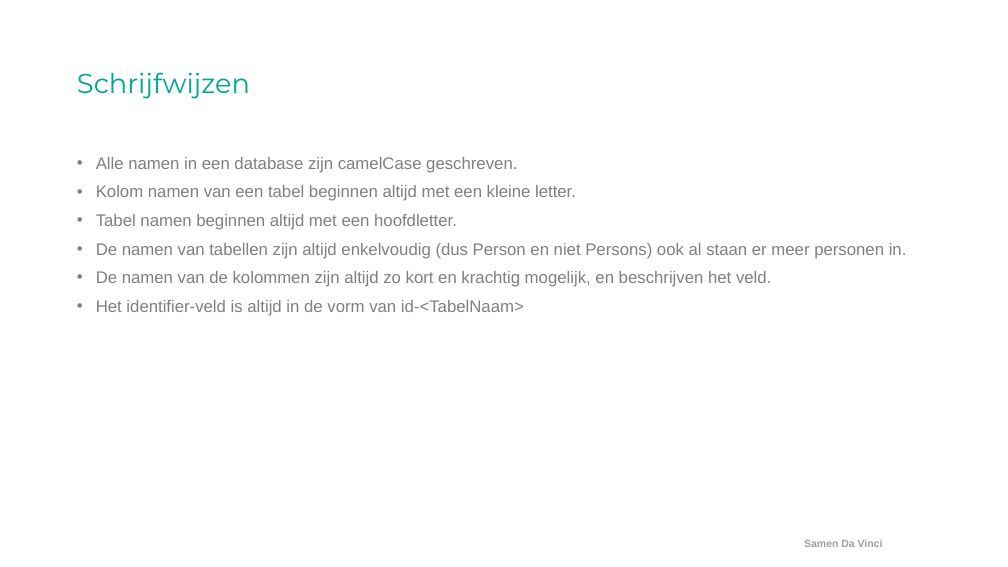
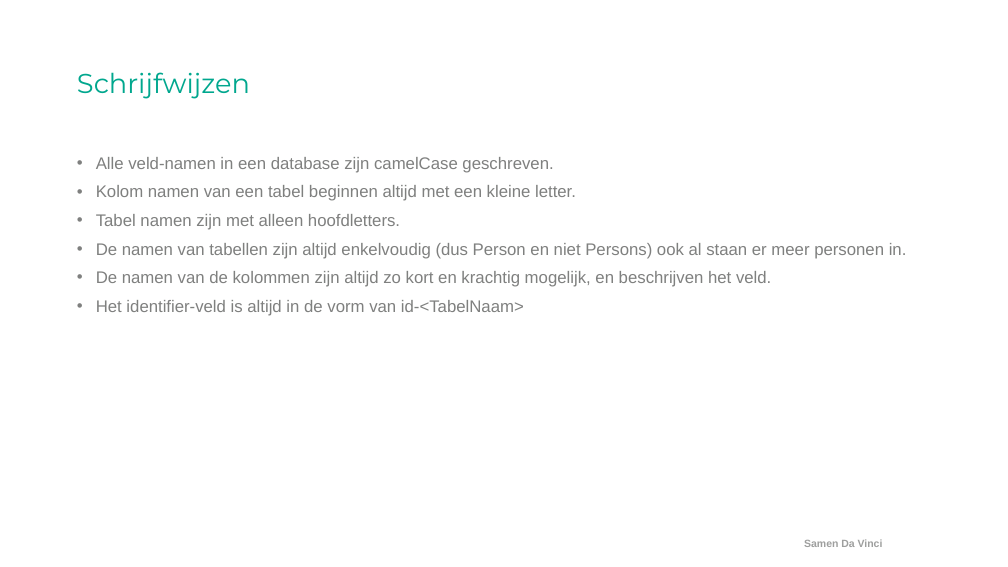
Before and after one commit to ArjanKam/Onderwijs, a slide deck: slide 5 of L02P04 - Smartlab IOT - Databases/L02P03 - Week 01 - Les.pptx. Drawn at 1008x567 pixels with LibreOffice and Linux fonts; fonts in the diff are those of the drawing; background and template pictures are left out. Boxes give left, top, right and bottom in pixels: in the first picture for what was removed or moved away, otherwise in the second. Text is boxed around its words. In the diff, an @@ line names an element or a change of style, - is before the commit and + after.

Commit message:
Database aanpassingen

```diff
--- a/L02P04 - Smartlab IOT - Databases/L02P03 - Week 01 - Les.pptx
+++ b/L02P04 - Smartlab IOT - Databases/L02P03 - Week 01 - Les.pptx
@@ text at (96, 157, 553, 173): text changed @@
-• Alle namen in een database zijn camelCase geschreven.
+• Alle veld-namen in een database zijn camelCase geschreven.
@@ text at (96, 214, 400, 230): text changed @@
-• Tabel namen beginnen altijd met een hoofdletter.
+• Tabel namen zijn met alleen hoofdletters.
```
Also in this commit, not shown: 14 other files.
